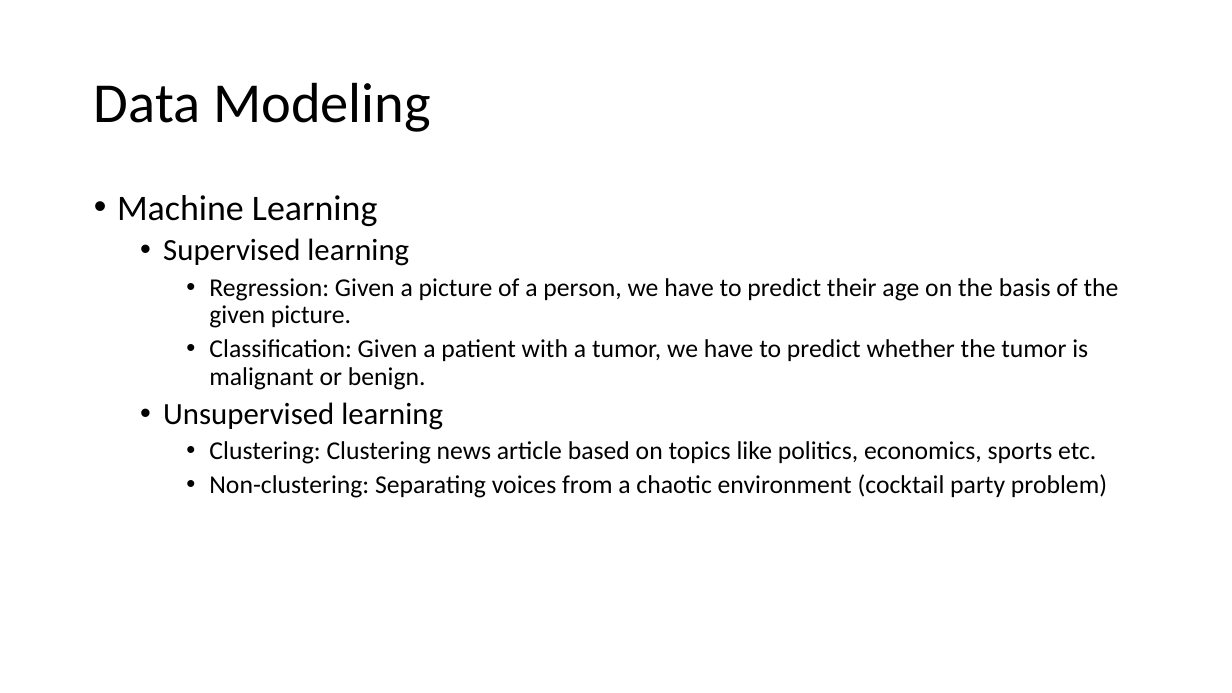
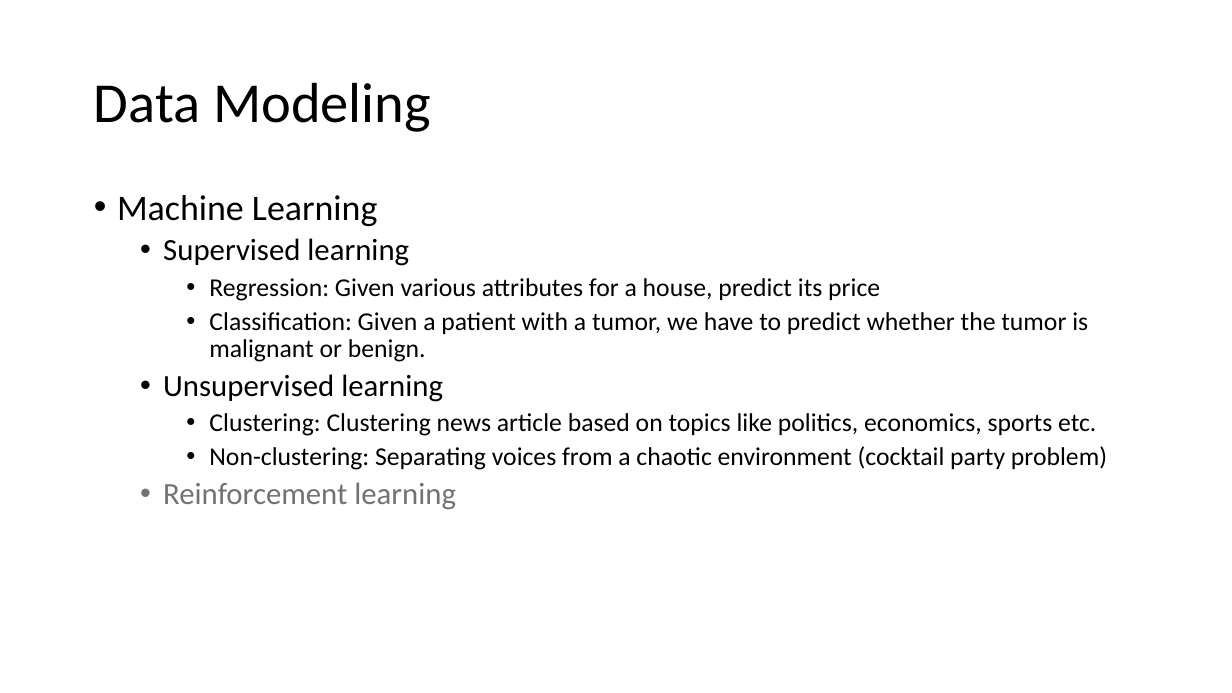
Before and after one commit to kelsadita/Machine-Learning-Talk, a slide deck: slide 12 of Machine_Learning.pptx. Drawn at 1232x693 pixels with LibreOffice and Linux fonts; fonts in the diff are those of the drawing. Boxes give left, top, right and bottom in pixels: in the first picture for what was removed or moved away, otherwise in the second. Text is boxed around its words. In the diff, an @@ line names an element or a change of style, - is before the commit and + after.

```diff
--- a/Machine_Learning.pptx
+++ b/Machine_Learning.pptx
@@ text at (x1=209, y1=278, x2=880, y2=301): text changed @@
-    • Regression: Given a picture of a person, we have to predict their age on the basis of the given picture.
+    • Regression: Given various attributes for a house, predict its price
@@ text at (x1=163, y1=482, x2=456, y2=510): paragraph added @@
+  • Reinforcement learning
```
Also in this commit, not shown: 1 other slide changed, 1 slide added, 7 other files.
